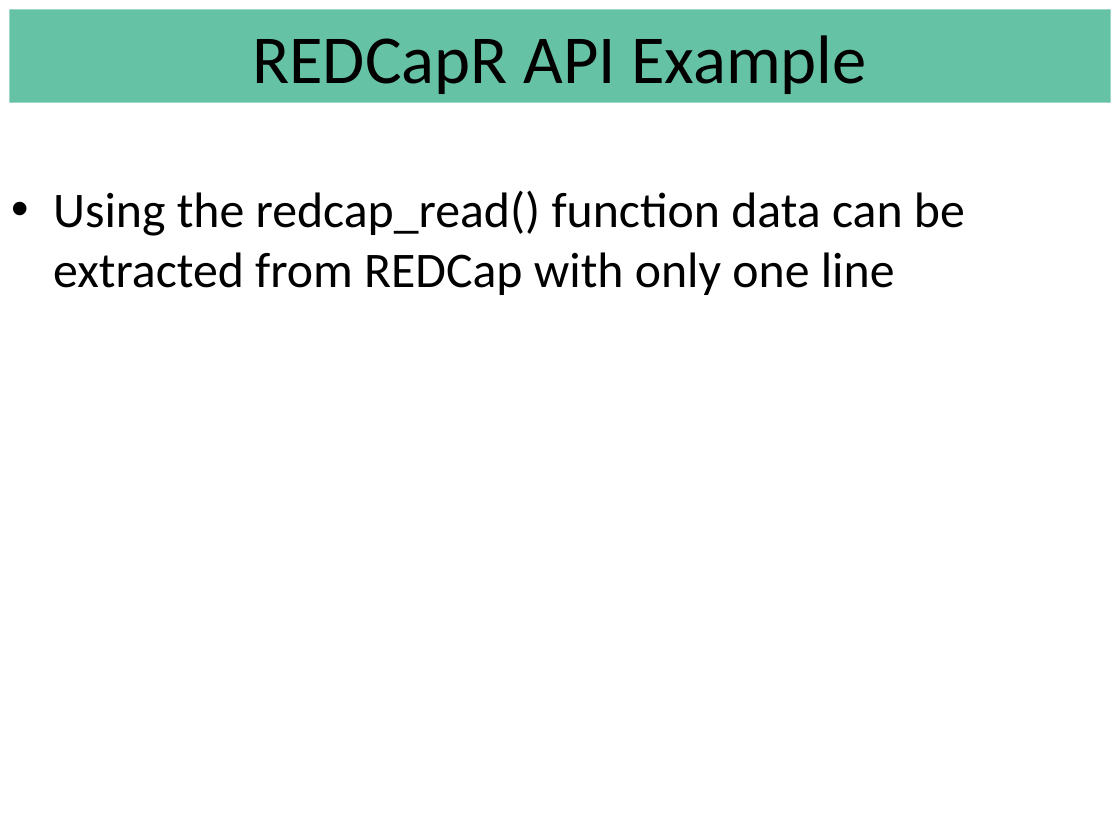
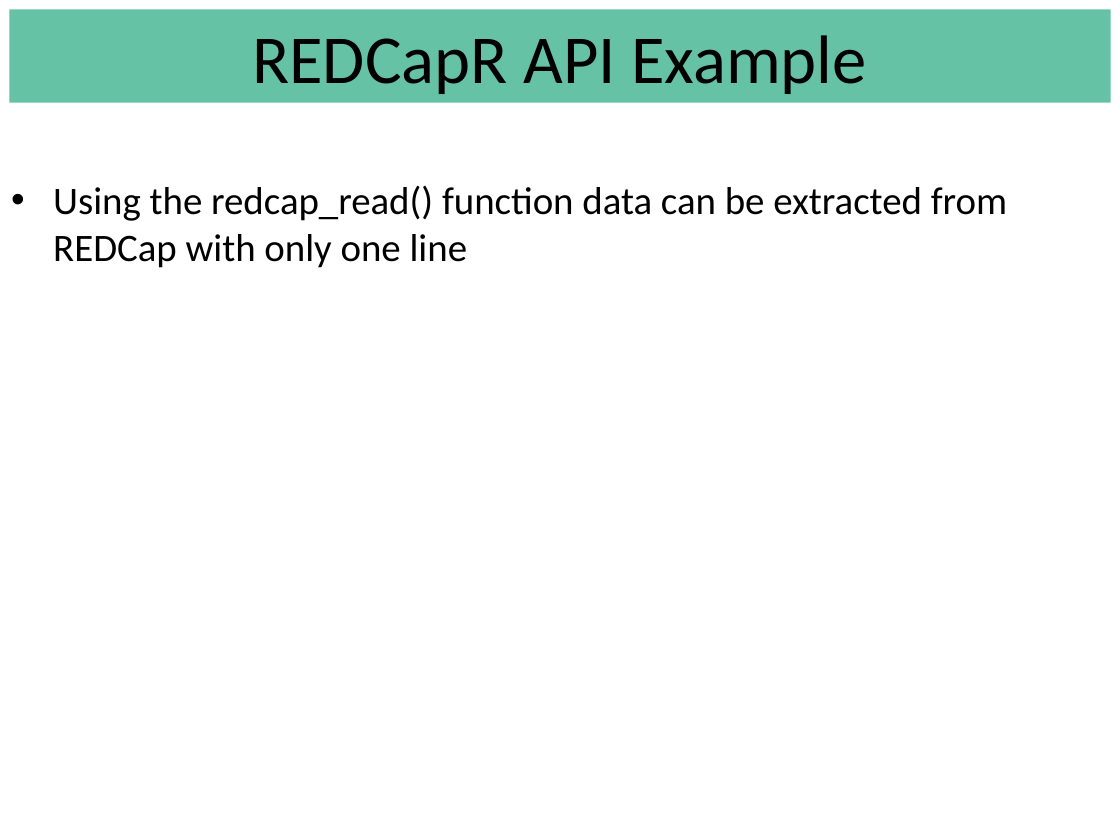
Before and after one commit to OuhscBbmc/RedcapExamplesAndPatterns, a slide deck: slide 27 of Publications/Presentation2014-04-07-MIECHV Paper Discussion/REDCapR.pptx. Drawn at 1120x840 pixels with LibreOffice and Linux fonts; fonts in the diff are those of the drawing. Boxes give left, top, right and bottom in pixels: in the first picture for what was removed or moved away, otherwise in the second. Text is boxed around its words. In the diff, an @@ line names an element or a change of style, - is before the commit and + after.

```diff
--- a/Publications/Presentation2014-04-07-MIECHV Paper Discussion/REDCapR.pptx
+++ b/Publications/Presentation2014-04-07-MIECHV Paper Discussion/REDCapR.pptx
@@ text "Using the redcap_read() function data ..." at [53, 185, 1007, 268]: size 32 to 25 pt; less space between paragraphs @@
```
Also in this commit, not shown: 15 other slides changed, 3 slides added.
